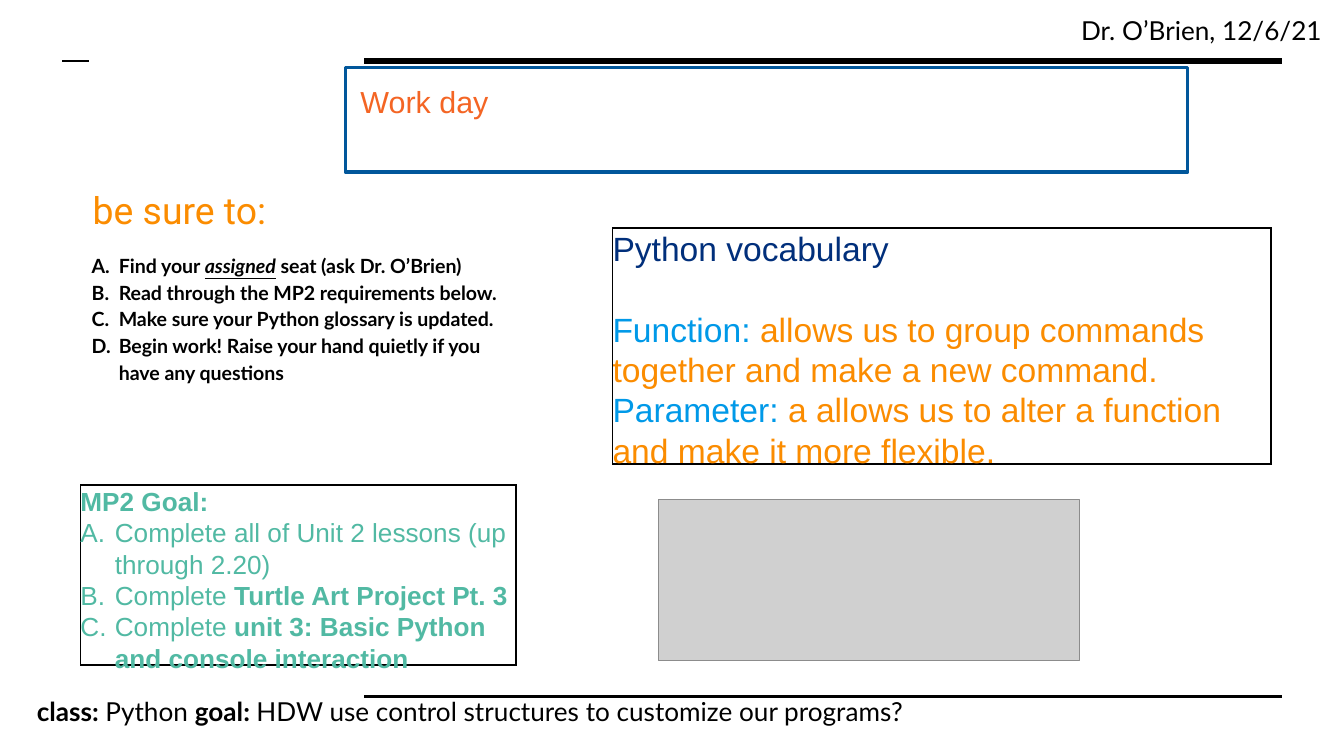
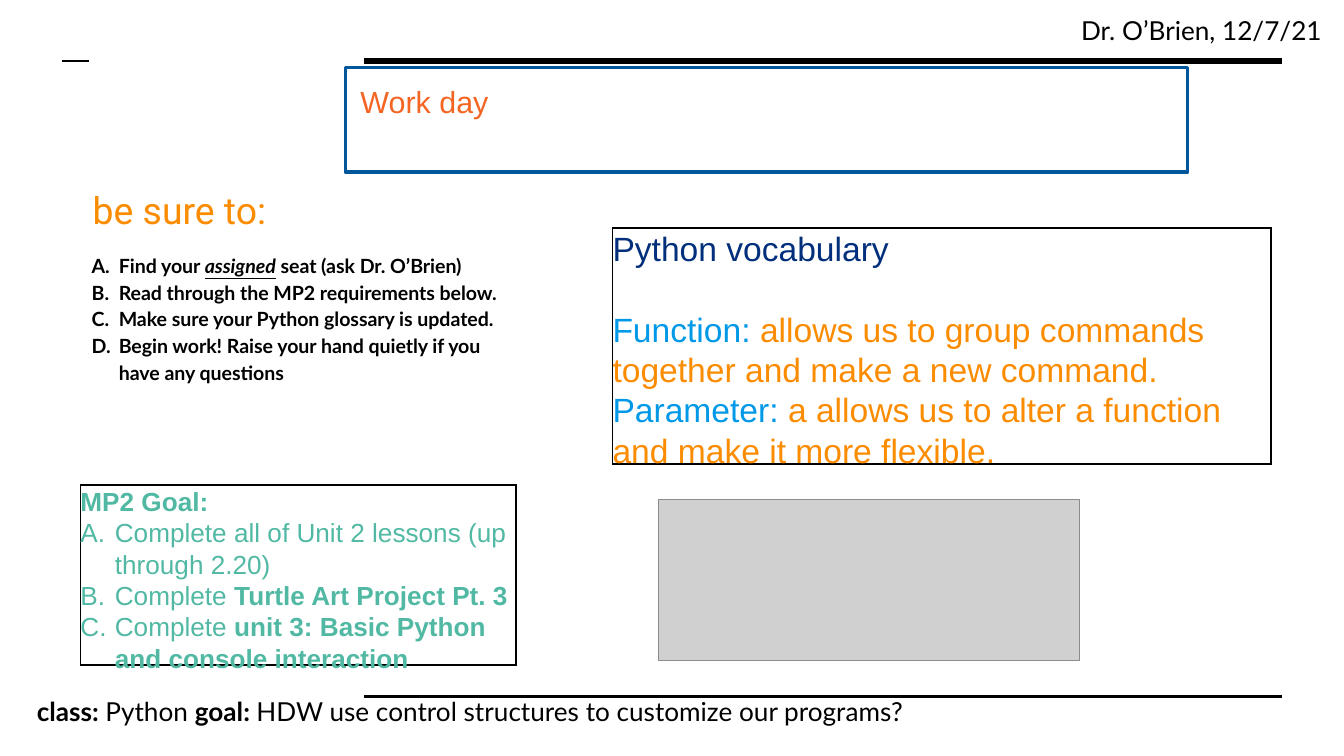
Before and after one commit to cobrien87/work, a slide deck: slide 4 of print/python_12_1.pptx. Drawn at 1344x756 pixels with LibreOffice and Linux fonts; fonts in the diff are those of the drawing; grey boxes stand for pictures; background and template pictures are left out. Boxes give left, top, right and bottom in pixels: in the first picture for what was removed or moved away, otherwise in the second. Text is boxed around its words. In the diff, an @@ line names an element or a change of style, - is before the commit and + after.

```diff
--- a/print/python_12_1.pptx
+++ b/print/python_12_1.pptx
@@ text at (x1=1081, y1=20, x2=1322, y2=44): text changed @@
-Dr. O’Brien, 12/6/21
+Dr. O’Brien, 12/7/21
```
Also in this commit, not shown: 5 other slides changed, 8 other files.
